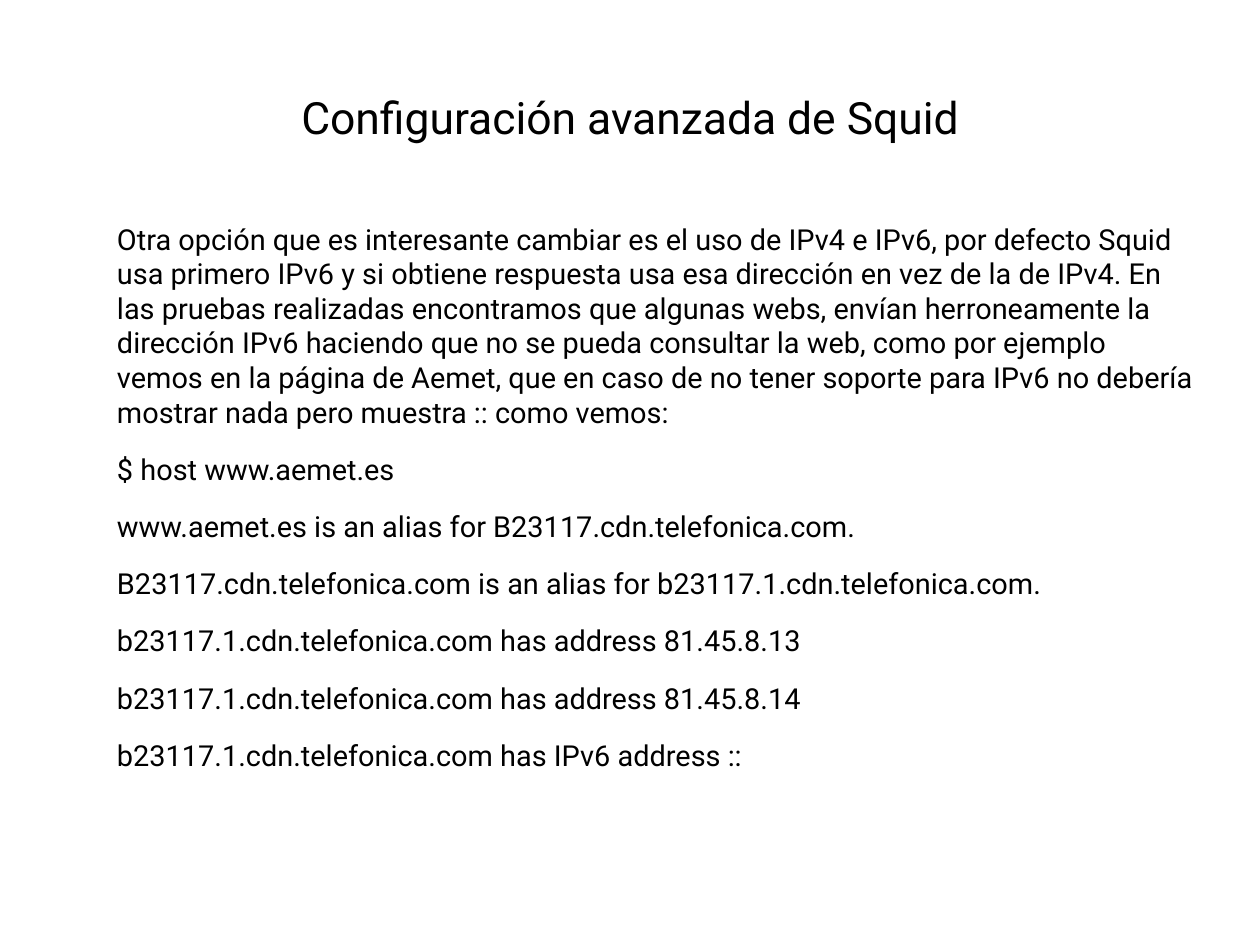
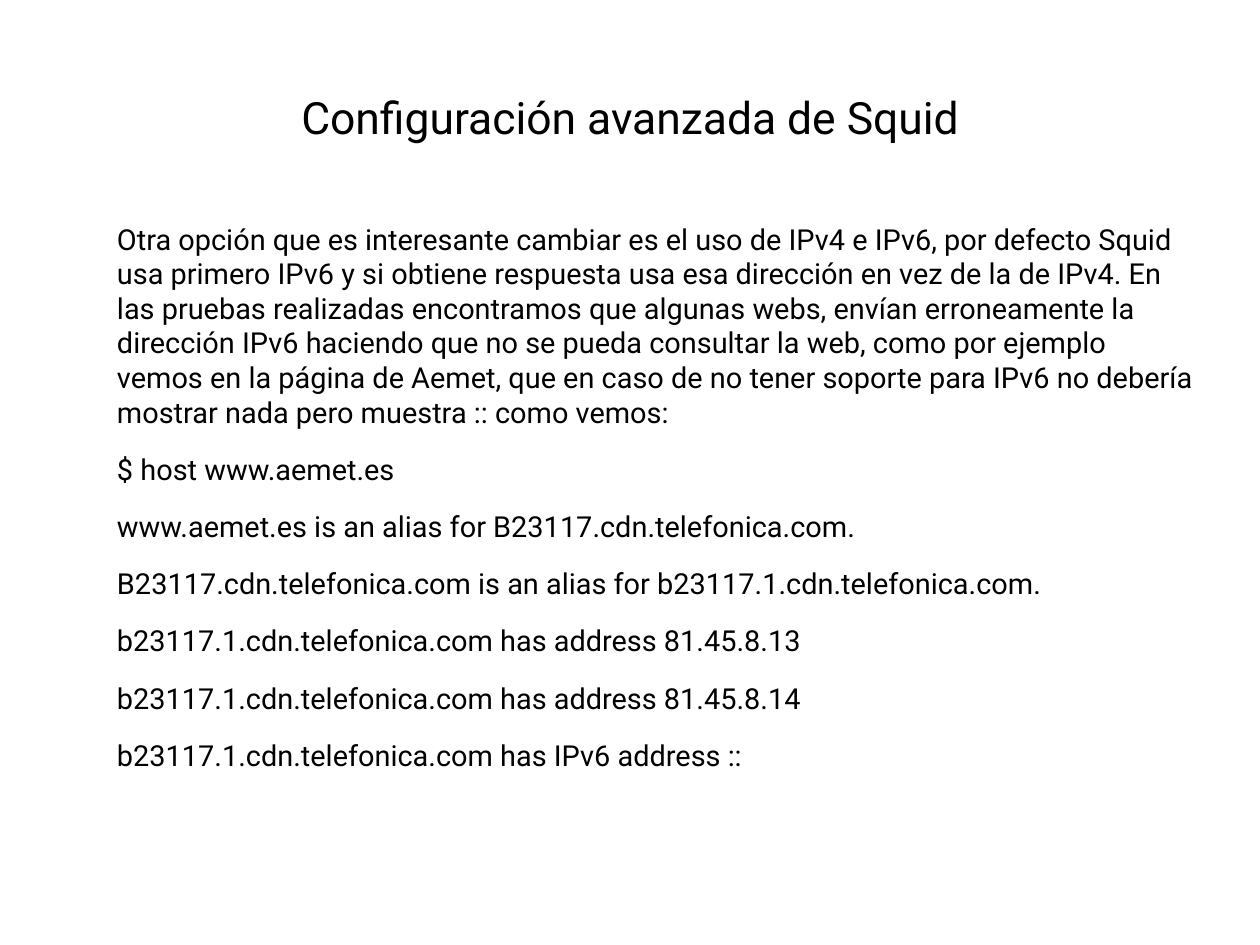
Before and after one commit to robertord/Ecoraee, a slide deck: slide 82 of Presentaciones/PresentacionApliance.odp. Drawn at 1260x945 pixels with LibreOffice and Linux fonts; fonts in the diff are those of the drawing; background and template pictures are left out. Boxes give left, top, right and bottom in pixels: in the first picture for what was removed or moved away, otherwise in the second. Text is boxed around its words. In the diff, an @@ line names an element or a change of style, - is before the commit and + after.

```diff
--- a/Presentaciones/PresentacionApliance.odp
+++ b/Presentaciones/PresentacionApliance.odp
@@ text at bbox=[117, 228, 1192, 429]: text changed @@
-Otra opción que es interesante cambiar es el uso de IPv4 e IPv6, por defecto Squid usa primero IPv6 y si obtiene respuesta usa esa dirección en vez de la de IPv4. En las pruebas realizadas encontramos que algunas webs, envían herroneamente la dirección IPv6 haciendo que no se pueda consultar la web, como por ejemplo vemos en la página de Aemet, que en caso de no tener soporte para IPv6 no debería mostrar nada pero muestra :: como vemos:
+Otra opción que es interesante cambiar es el uso de IPv4 e IPv6, por defecto Squid usa primero IPv6 y si obtiene respuesta usa esa dirección en vez de la de IPv4. En las pruebas realizadas encontramos que algunas webs, envían erroneamente la dirección IPv6 haciendo que no se pueda consultar la web, como por ejemplo vemos en la página de Aemet, que en caso de no tener soporte para IPv6 no debería mostrar nada pero muestra :: como vemos:
```
Also in this commit, not shown: 25 other slides changed.
